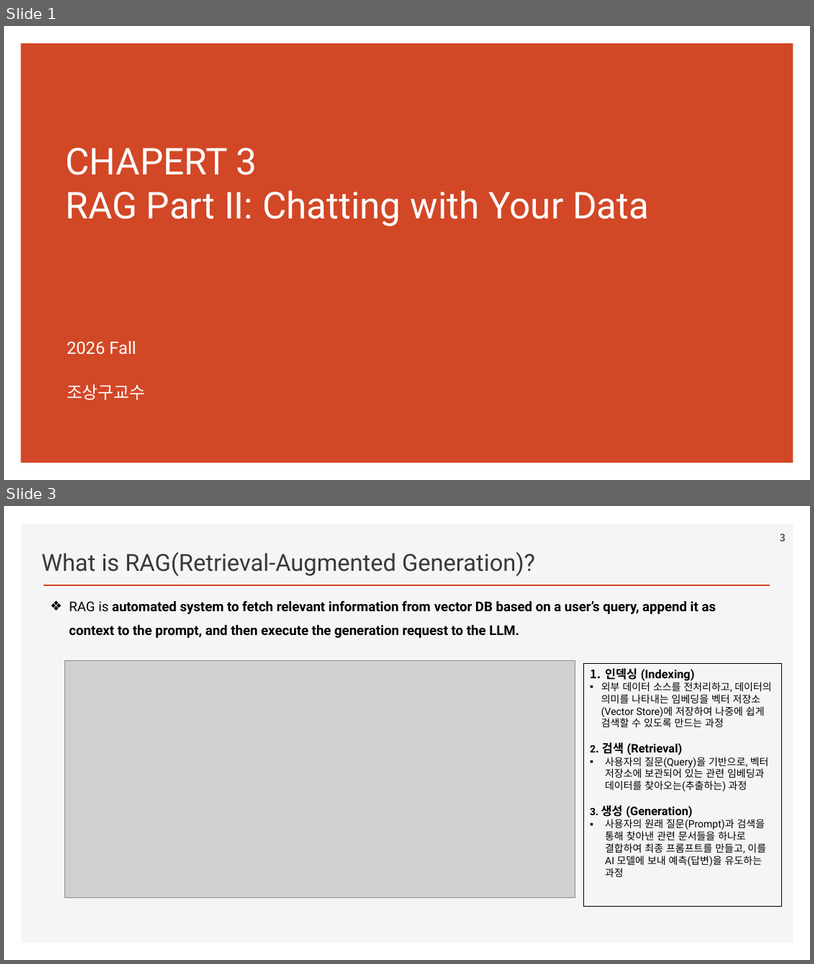
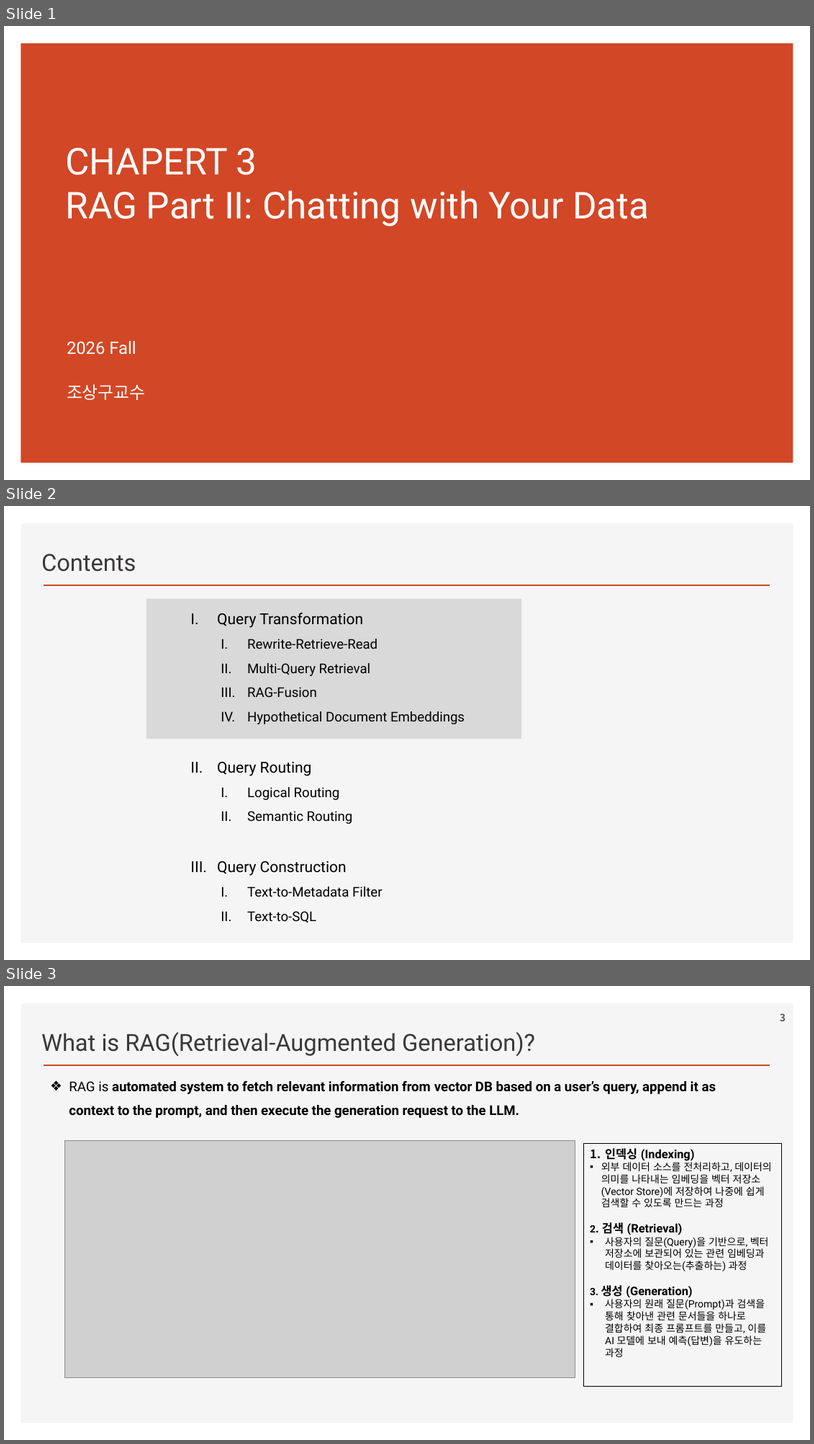
Before and after one commit to ancestor9/2026_Fall_Learning-Langchain-AI-Agent, a slide deck: ppts/CHAPTER 3 RAG Part II_Chatting with Your Data.pptx. Shown one above the other, each under a label of ours: slides 1 and 3 before the commit, slides 1, 2 and 3 after it; the slides between them are not shown. The pictures are 814x964 and 814x1444 pixels, drawn with LibreOffice and Linux fonts; fonts in the diff are those of the drawing; grey boxes stand for pictures; background and template pictures are left out. Boxes give left, top, right and bottom in pixels: in the first picture for what was removed or moved away, otherwise in the second. Text is boxed around its words. In the diff, an @@ line names an element or a change of style, - is before the commit and + after.

```diff
--- a/ppts/CHAPTER 3 RAG Part II_Chatting with Your Data.pptx
+++ b/ppts/CHAPTER 3 RAG Part II_Chatting with Your Data.pptx
@@ slide 2 added at box(4, 506, 810, 960), background #FFFFFF; not listed: 2 template elements that a slide beside it also shows @@
@@ text added at box(41, 554, 136, 572), 28 pt, text #3B3838 @@
+Contents
@@ rectangle added at box(146, 599, 522, 739), fill #D9D9D9 @@
@@ text added at box(217, 613, 465, 922), 16 pt, text #000000 @@
+I. Query Transformation
+  I. Rewrite-Retrieve-Read
+  II. Multi-Query Retrieval
+  III. RAG-Fusion
+  IV. Hypothetical Document Embeddings
+II. Query Routing
+  I. Logical Routing
+  II. Semantic Routing
+III. Query Construction
+  I. Text-to-Metadata Filter
+  II. Text-to-SQL
```
Also in this commit, not shown: 1 slide changed, 5 other slides added, 1 slide removed.
